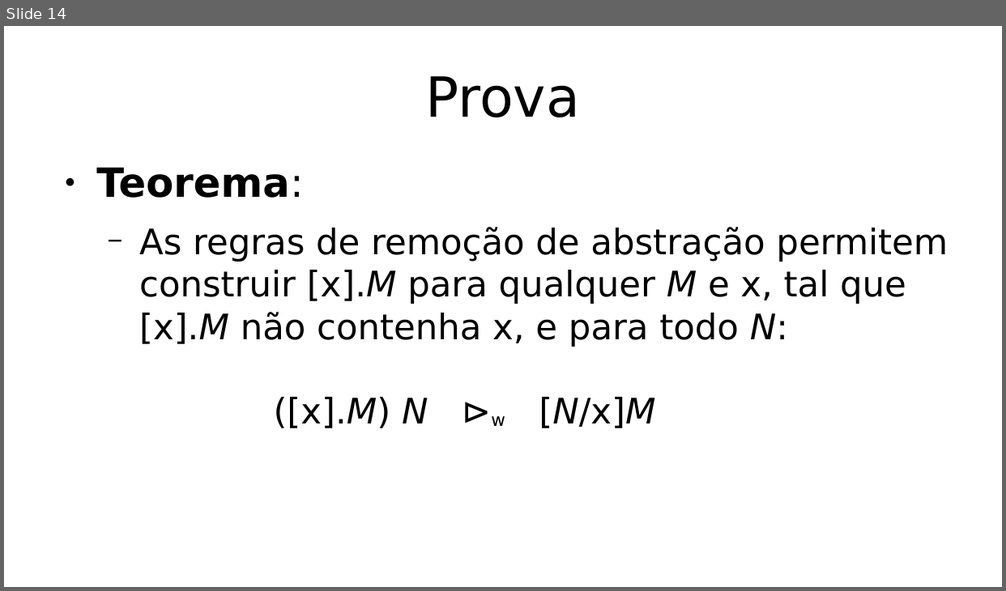
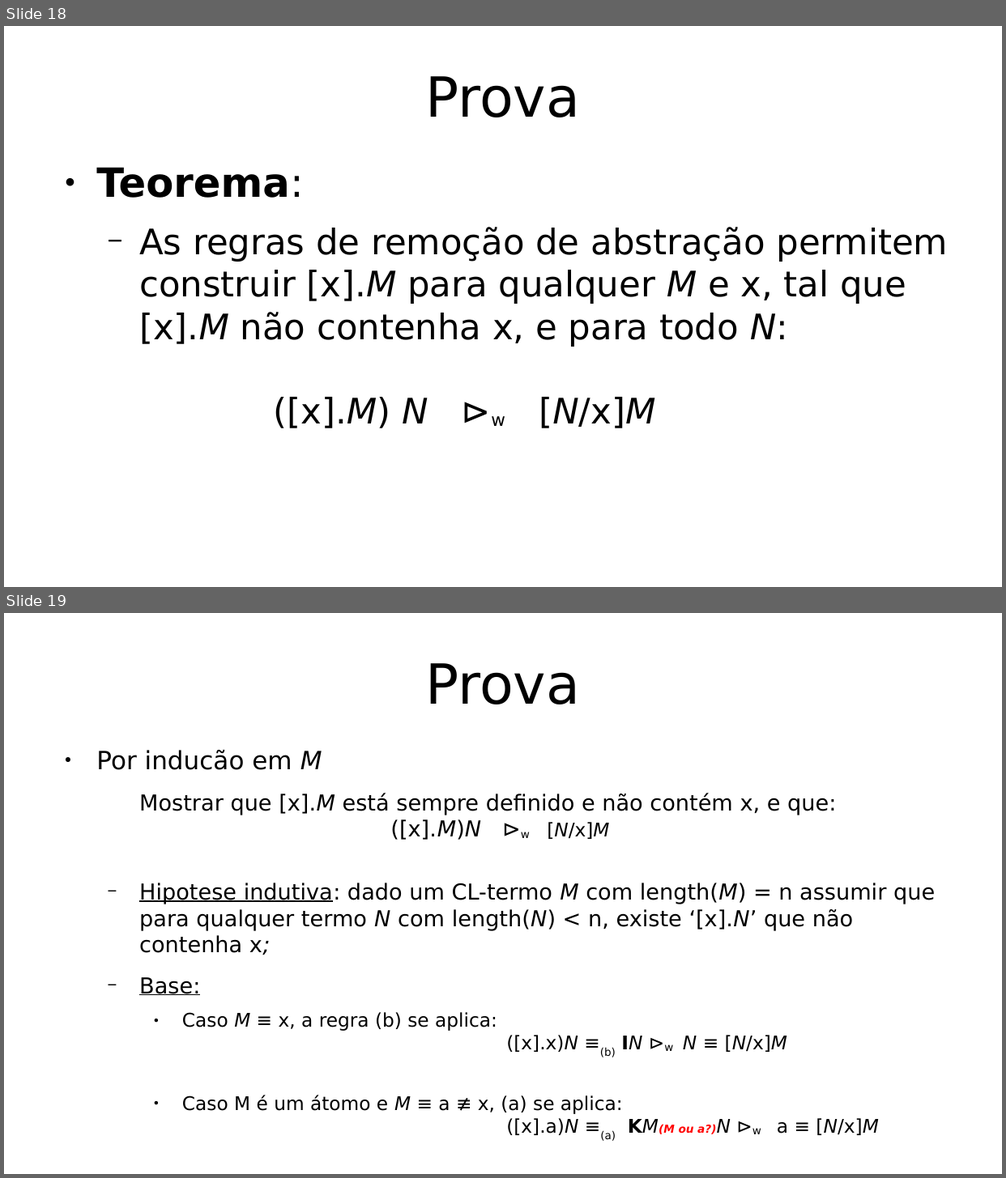
Before and after one commit to hlah/teoria_da_computacao, a slide deck: pesquisa/slides.odp. Shown one above the other, each under a label of ours: slide 14 before the commit, slides 18 and 19 after it. The pictures are 1006x591 and 1006x1178 pixels, drawn with LibreOffice and Linux fonts; fonts in the diff are those of the drawing. Boxes give left, top, right and bottom in pixels: in the first picture for what was removed or moved away, otherwise in the second. Text is boxed around its words. In the diff, an @@ line names an element or a change of style, - is before the commit and + after.

```diff
--- a/pesquisa/slides.odp
+++ b/pesquisa/slides.odp
@@ slide 19 added at [4, 613, 1002, 1174], background #FFFFFF @@
@@ title added at [426, 663, 581, 705], 44 pt, text #000000 @@
+Prova
@@ text added at [96, 750, 935, 1141], 17.5 pt, text #000000 @@
+● Por inducão em M
+  Mostrar que [x].M está sempre definido e não contém x, e que:
+  ([x].M)N ⊳w [N/x]M
+  − Hipotese indutiva: dado um CL-termo M com length(M) = n assumir que para qualquer termo N com length(N) < n, existe ‘[x].N’ que não contenha x;
+  − Base:
+    ● Caso M ≡ x, a regra (b) se aplica:
+      ([x].x)N ≡(b) IN ⊳w N ≡ [N/x]M
+    ● Caso M é um átomo e M ≡ a ≢ x, (a) se aplica:
+      ([x].a)N ≡(a) KM(M ou a?)N ⊳w a ≡ [N/x]M
@@ what was slide 14 is now slide 18 @@
```
Also in this commit, not shown: 5 slides changed, 8 other slides added, 2 slides removed.
